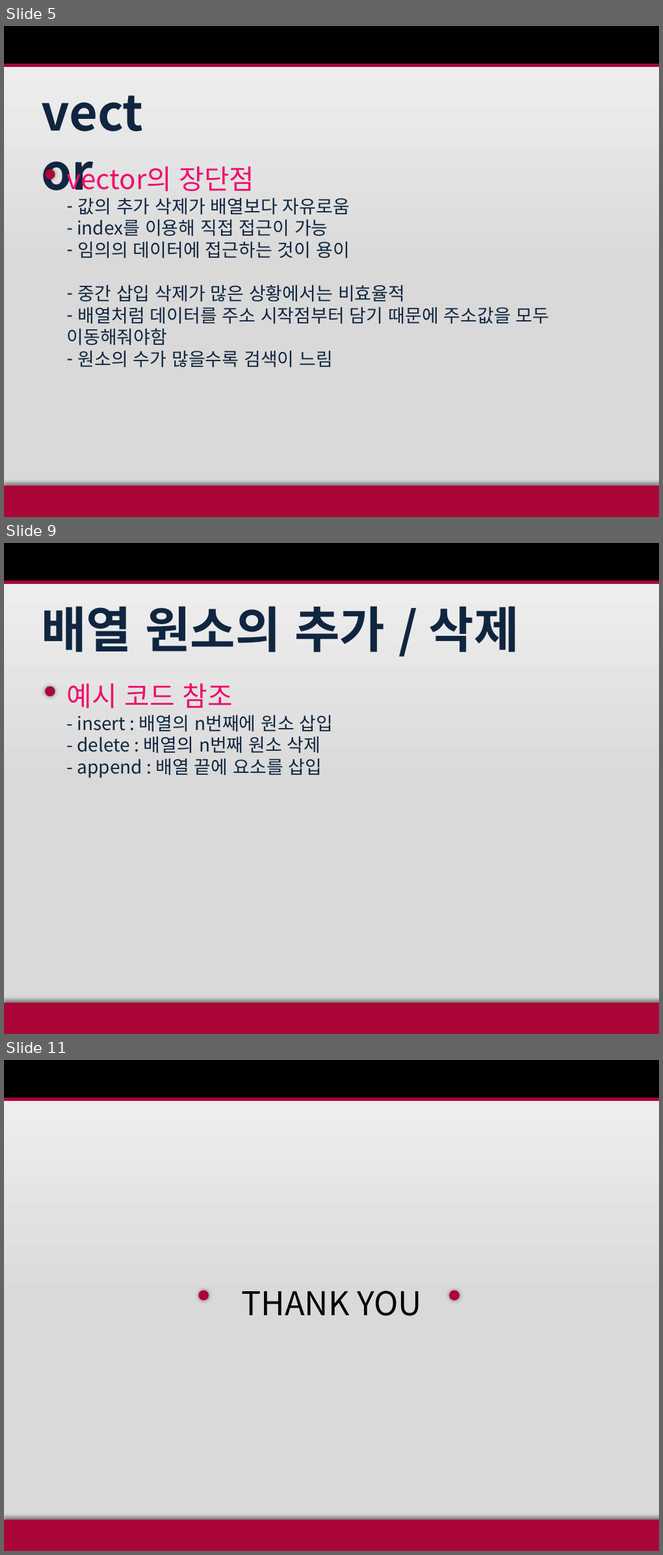
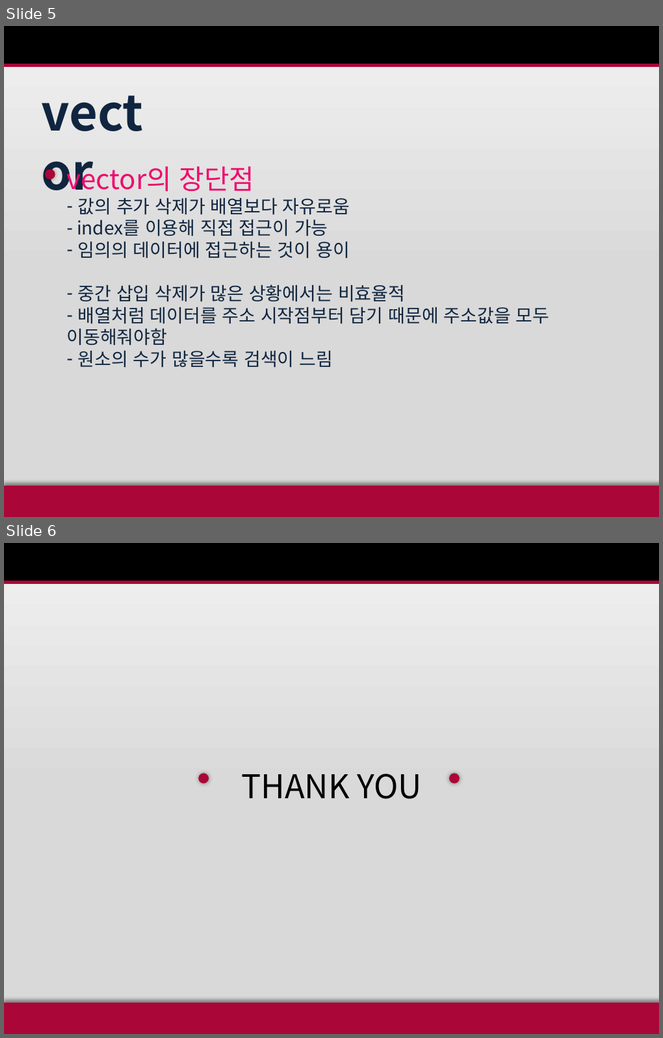
Before and after one commit to EnBalor/study, a slide deck: vector/벡터/배열.pptx. Shown one above the other, each under a label of ours: slides 5, 9 and 11 before the commit, slides 5 and 6 after it; the slides between them are not shown. The pictures are 663x1555 and 663x1038 pixels, drawn with LibreOffice and Linux fonts; fonts in the diff are those of the drawing. Boxes give left, top, right and bottom in pixels: in the first picture for what was removed or moved away, otherwise in the second. Text is boxed around its words. In the diff, an @@ line names an element or a change of style, - is before the commit and + after.

```diff
--- a/vector/벡터/배열.pptx
+++ b/vector/벡터/배열.pptx
@@ slide 9 removed at (4,543,659,1034), background gradient #F2F2F2 to #D9D9D9 @@
@@ rectangle removed at (4,543,659,583) @@
@@ rectangle removed at (4,580,659,583) @@
@@ text removed at (41,606,519,652) @@
-배열 원소의 추가 / 삭제
@@ ellipse removed at (44,687,55,697) @@
@@ text removed at (67,683,334,778) @@
-예시 코드 참조
-- insert : 배열의 n번째에 원소 삽입
-- delete : 배열의 n번째 원소 삭제
-- append : 배열 끝에 요소를 삽입
@@ rectangle removed at (4,1003,659,1034) @@
@@ what was slide 11 is now slide 6 @@
```
Also in this commit, not shown: 4 other slides removed.
